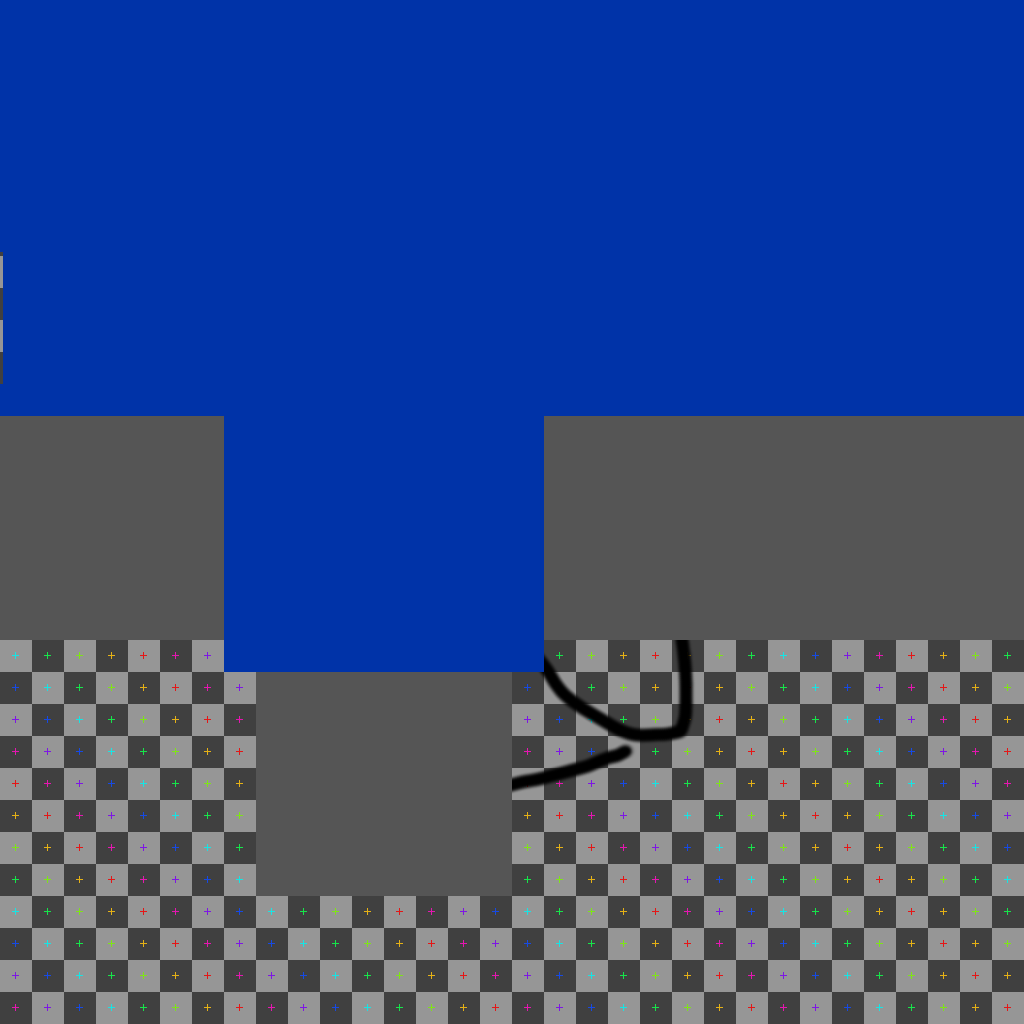
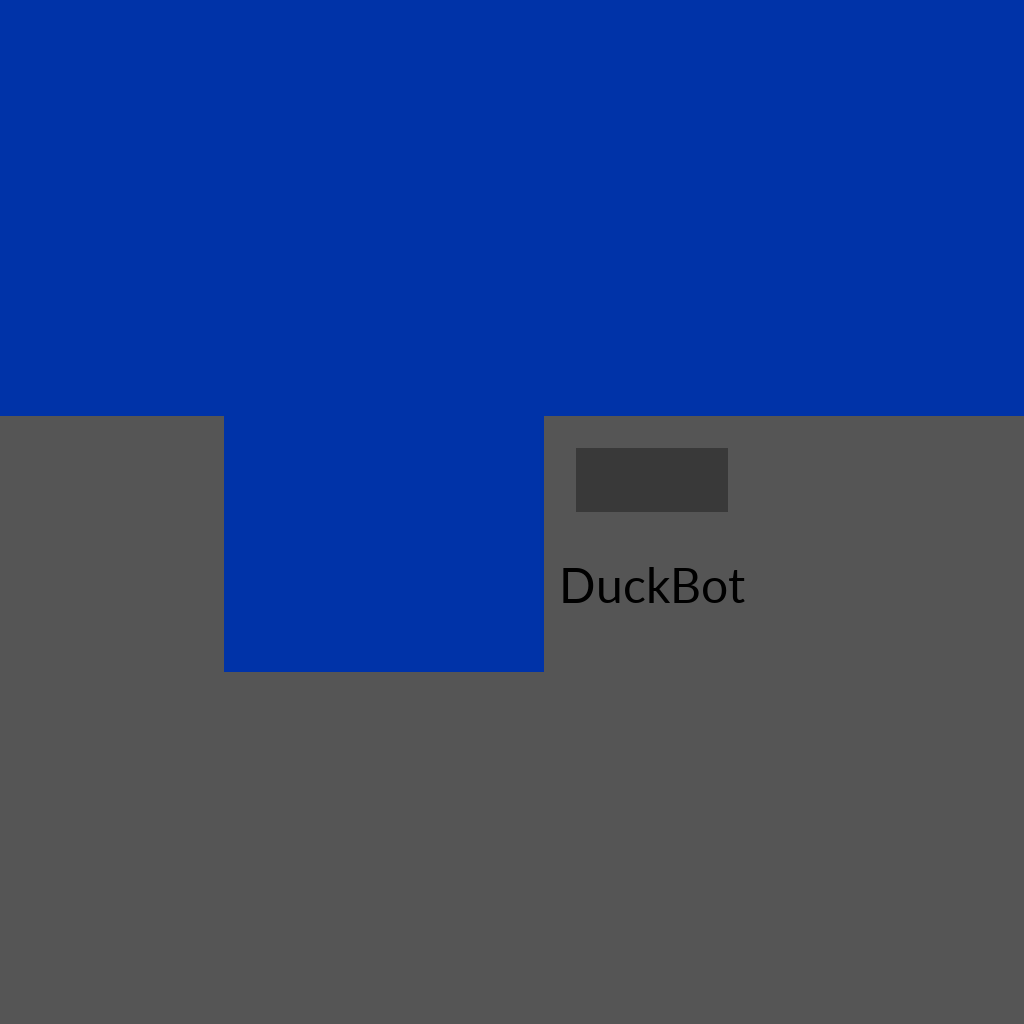
Comparing the layer stacks of the two w=1024, h=1024 images. Changes:
added layer "DuckBot" above "Knobs" over [563, 567, 745, 603]
added group "Knobs" with 1 layers above "Label" over [576, 448, 728, 512]
added layer "Base" in group "Knobs" over [576, 448, 728, 512]
painted on "duckbot" over [0, 252, 1024, 1024]
